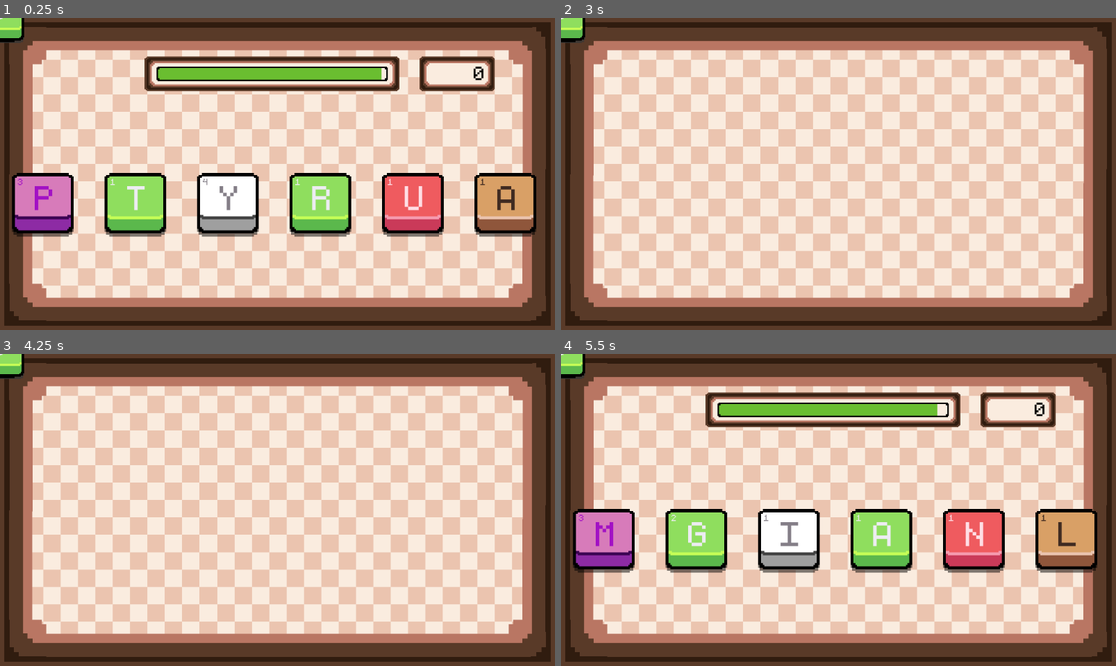
Above: before the commit, frames 1-4 (two rows, left to right).
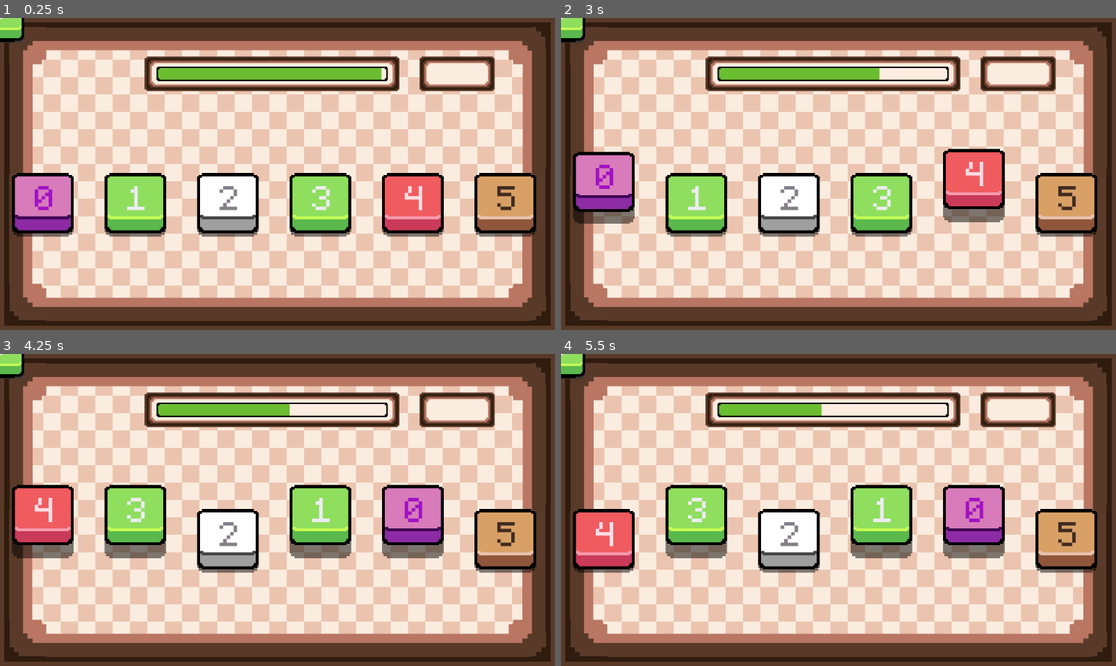
Above: after the commit, the same moments.

Repository: lohchness/Swivle
Game: Godot game, scene res://scenes/Game.tscn
The game is run twice, just before and just after one commit, with the same random seed, the same clock (stepped at 60 frames per second) and the same inputs.
Inputs (mouse positions are in pixels of both pictures, inside the frame that each line leads up to):
- Up to frame 1 (0.25 s): no input
- Up to frame 2 (3 s): click (561, 18) at 0.52 s; click (561, 18) at 1.27 s; click (561, 18) at 2.02 s; tap Enter (DEBUG_END) at 2.75 s; move the mouse to (605, 205) at 2.77 s; hold 5 (FIVE) from 2.78 s (still down); click (605, 205) at 2.92 s
- Up to frame 3 (4.25 s): tap Space (Pivot) at 3.5 s; move the mouse to (166, 525) at 3.52 s; release 5 (FIVE) at 3.53 s; tap 4 (FOUR) at 3.6 s; click (166, 525) at 3.67 s
- Up to frame 4 (5.5 s): move the mouse to (894, 441) at 4.27 s; hold 1 (ONE) 4.28-5.03 s; click (894, 441) at 4.42 s; tap Enter (DEBUG_END) at 5 s; move the mouse to (810, 572) at 5.02 s; tap Space (Pivot) at 5.1 s; click (810, 572) at 5.17 s

The runs differ from the first frame. In frame 1, 0.7% of the frame differs, in the area x 3-93%, y 15-62%; in frame 2, 20%; in frame 3, 20%, in the area x 2-97%, y 12-71%; in frame 4, 11%.
Error after the commit: Parse Error: Too many arguments for "move_off_screen()" call. Expected at most 0 but received 1. (res://scripts/Game.gd:54)

Commit message:
refactor: hand inherits twostateswitch

Diff:
--- a/scripts/Hand.gd
+++ b/scripts/Hand.gd
@@ -1,5 +1,5 @@
 class_name Hand
-extends Node2D
+extends TwoStateSwitch
 
 signal key_selected(index: int)
 signal check_words(word: String, score: int)
@@ -19,6 +19,7 @@
 
 
 func _ready() -> void:
+	super()
 	# Initialize 6 Keys in Hand
 	for i: int in range(NUM_KEYS):
 		var newkey: Key = key_scene.instantiate()
@@ -36,13 +37,6 @@
 		newkey.set_number(i)
 		newkey.select_signal.connect(Callable(self, "key_select_signal"))
 		newkey.deselect_signal.connect(Callable(self, "key_deselect_signal"))
-
-	base_position = position
-	off_screen = base_position
-
-
-func _physics_process(delta: float) -> void:
-	position = lerp(position, off_screen, 20 * delta)
 
 
 func _input(event: InputEvent) -> void:
@@ -196,13 +190,3 @@
 	for i: int in selected_keys:
 		sum += keys[i].get_score()
 	return sum
-
-
-func move_off_screen(offset: Vector2) -> void:
-	set_process_input(false)
-	off_screen = base_position - offset
-
-
-func move_on_screen() -> void:
-	set_process_input(true)
-	off_screen = base_position
